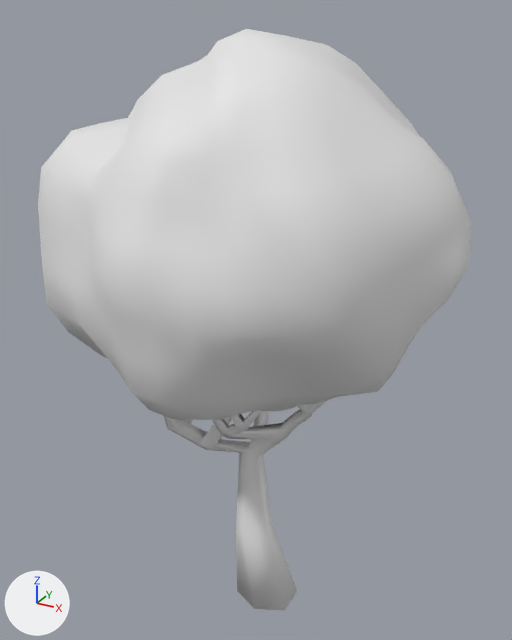
An edit to the Blender file Assets/3DObjects/Environment/Trees/Tree1.blend, drawn before and after from the same camera.
Rendered twice from a camera (50 mm lens) standing at (9.96, -17.95, 19.17) and looking at (-0.23, 0.58, 9.91). The axes (+X, +Y, +Z) are drawn at lower left. The lights are the same throughout.

Names of what the first picture shows: 'Arbre3'.
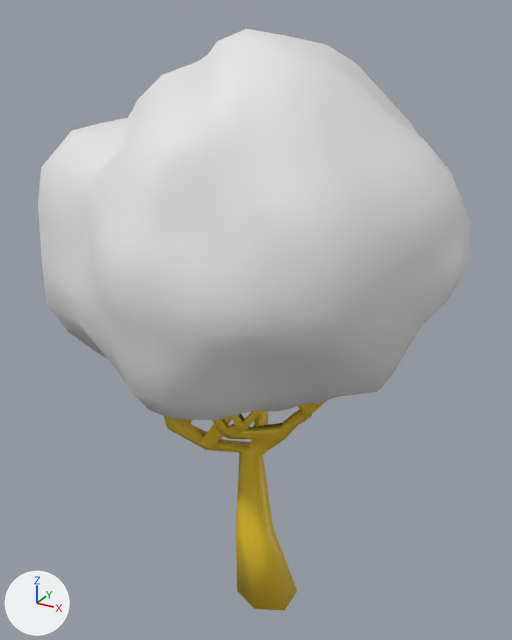
Where the change shows, as pixel boxes [x1, y1, x2, y2] in the pictures (512 x 640 px):
part 1 of me_cube_003, recoloured (white to yellow)
    both: [164, 401, 326, 611]

Diff of the bpy script that builds the scene:
```diff
--- a/Assets/3DObjects/Environment/Trees/Tree1.blend.py
+++ b/Assets/3DObjects/Environment/Trees/Tree1.blend.py
@@ mat_material @@
+mat_material = principled_material('Material')
+mat_material.base_color = (0.8, 0.8, 0.8)  # white #e7e7e7
@@ mat_material_001 @@
+mat_material_001 = principled_material('Material.001')
+mat_material_001.base_color = (0.8, 0.548, 0.0216)  # yellow #e7c328
@@ me_cube_003 @@
 me_cube_003.from_pydata(...)  # 666 vertices, 694 faces; spans x -6.4..7.2, y -5.4..5.9, z -1.0..18.7
 # used by ob_arbre3; location = (0.0, 0.23, 0.0); rotation_euler = (0.0, 0.0, -3.142), in degrees (0, 0, -180)
+# me_cube_003 part 1: 182 of the faces centred in x -3.2..3.4, y -2.5..2.5, z -1.0..9.1 switch from no material to mat_material_001 (yellow #e7c328)
+me_cube_003.materials.append(mat_material)  # white #e7e7e7
```
